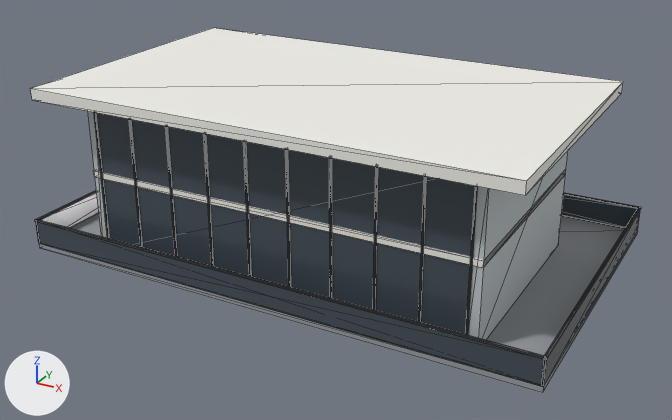
Before and after pictures for a commit that changed the glTF model assets/models/modern_top.glb.
Rendered twice from a 50 mm camera at (16.5, -30.6, 16.6) aimed at (0.2, -0.9, 1.7). Lighting does not change. The marker at lower left points along +X, +Y and +Z. The first picture is the older version. Mesh edges are drawn as thin lines. Vertices at exactly the same position are counted once.

In view in the first picture: 'modern_top'.
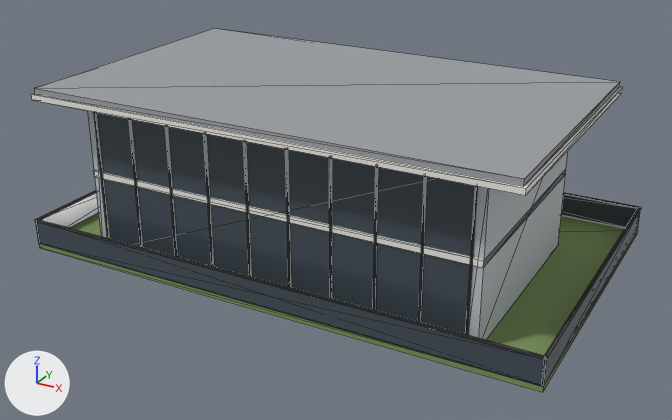
Where the change shows, as pixel boxes [x1, y1, x2, y2] in the pictures (672 x 420 px; the box of a moved part takes in the faces that stretch with it):
'modern_top', reshaped
    before: [31, 28, 641, 392]
    after: [31, 29, 641, 392]
part 1 of me_modern_top, added
    after: [35, 29, 620, 186]
part 2 of me_modern_top, moved or reshaped
    before: [31, 28, 623, 195]
    after: [31, 87, 623, 195]
part 3 of me_modern_top, recoloured
    both: [39, 213, 638, 392]

Edits to the bpy script that builds the scene:
```text
Add mat_green:
    mat_green = principled_material('green')
    mat_green.base_color = (0.2, 0.3, 0.1)  # green #7c9559
    mat_green.roughness = 0.8
Change me_modern_top:
    used by ob_modern_top
    verts and faces of me_modern_top; kept vertices keep their numbers, new ones are numbered from 244
    before: 44 (-9.5, -6.8, 6.8) at pixel (30, 88), 45 (9.5, -6.8, 6.8) at pixel (526, 180), 46 (9.5, 4.8, 6.8) at pixel (623, 81), 47 (-9.5, 4.8, 6.8) at pixel (213, 27)
    remove me_modern_top.from_pydata(...)  # 244 vertices, 408 faces; spans x -10.5..10.5, y -6.8..6.5, z -0.1..6.8
    add me_modern_top.from_pydata(...)  # 252 vertices, 420 faces; spans x -10.5..10.5, y -6.8..6.5, z -0.1..6.8
    me_modern_top part 1: a new loose piece, a box spanning x -9.4..9.4, y -6.65..4.65, z 6.62..6.85, in mat_lead (grey #999ea2)
    me_modern_top part 2
    add for i in [*range(44, 48)]: verts[i] += (0.0, 0.0, -0.2)
    me_modern_top part 3: 12 faces spanning x -10.5..10.5, y -6.5..6.5, z -0.1..0.2 switch from mat_lead (grey #999ea2) to mat_green (green #7c9559)
```
